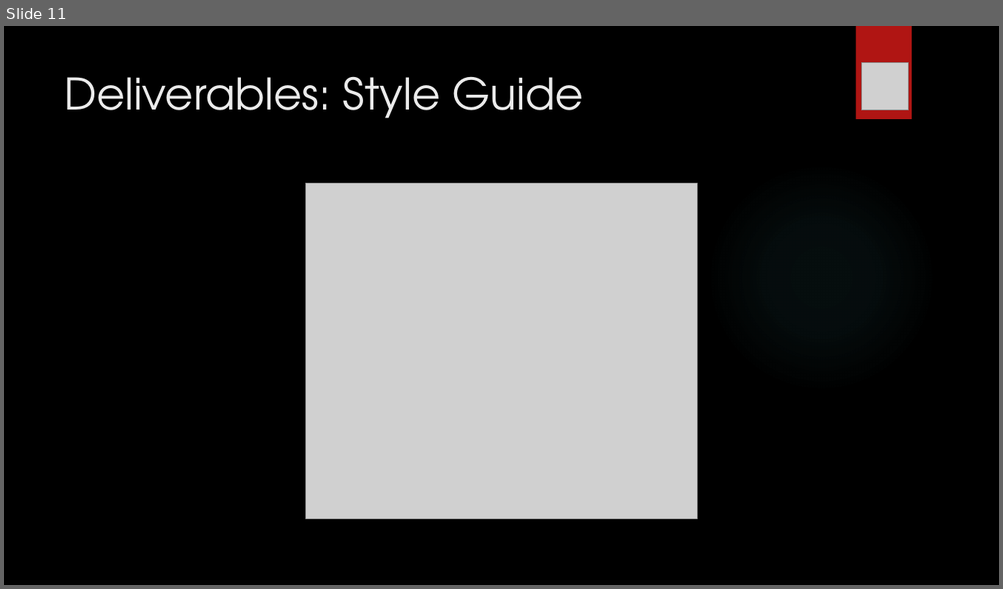
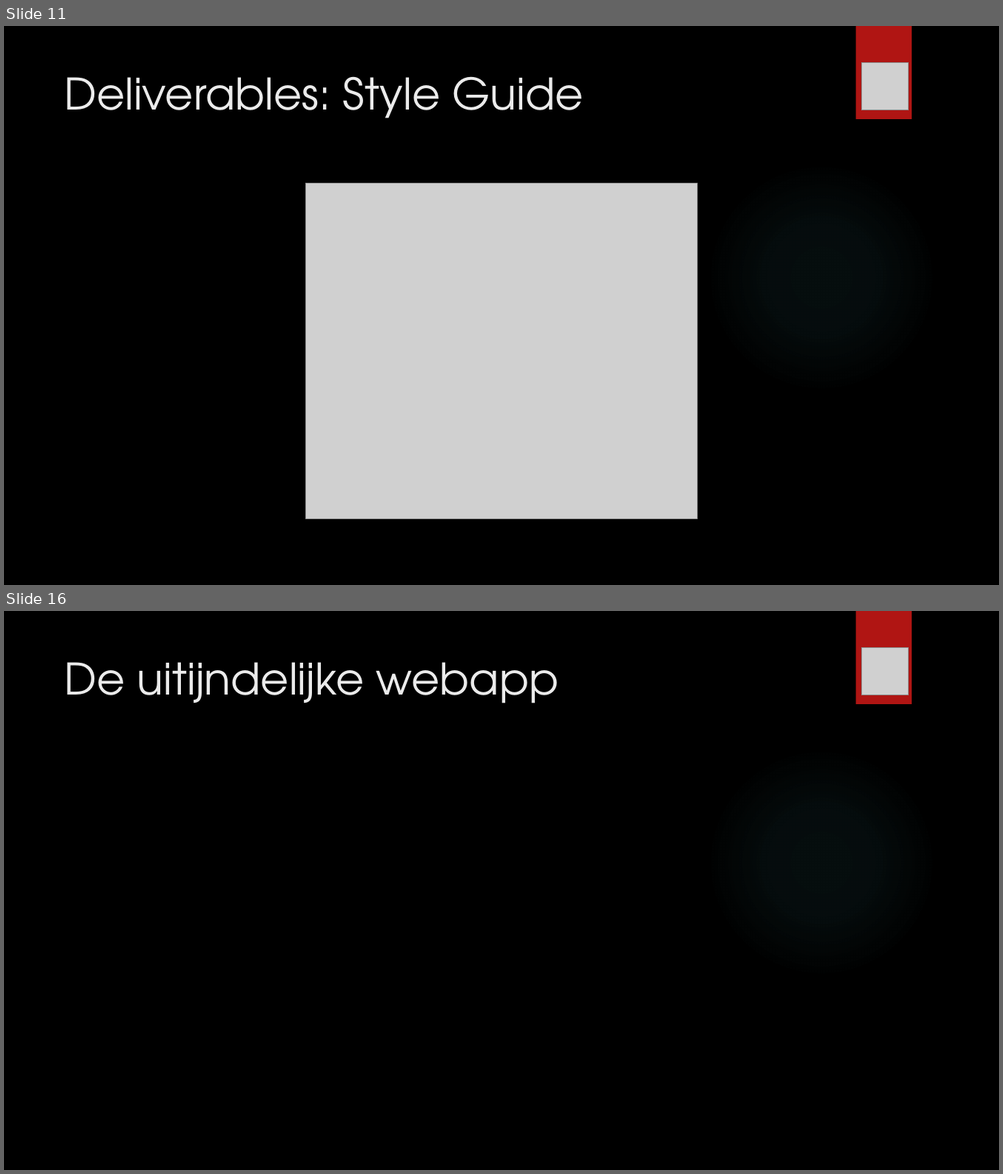
Before and after one commit to briavers/mobdev-II-briavers-coinsaver-web, a slide deck: deliverables/presentatie/Mobdev II - CoinSaver.pptx. Shown one above the other, each under a label of ours: slide 11 before the commit, slides 11 and 16 after it; the slides between them are not shown. The pictures are 1003x589 and 1003x1174 pixels, drawn with LibreOffice and Linux fonts; fonts in the diff are those of the drawing; grey boxes stand for pictures; background and template pictures are left out. Boxes give left, top, right and bottom in pixels: in the first picture for what was removed or moved away, otherwise in the second. Text is boxed around its words. In the diff, an @@ line names an element or a change of style, - is before the commit and + after.

```diff
--- a/deliverables/presentatie/Mobdev II - CoinSaver.pptx
+++ b/deliverables/presentatie/Mobdev II - CoinSaver.pptx
@@ slide 16 added at [4,611,999,1170], background picture (left out); not listed: 2 template elements that a slide beside it also shows @@
@@ picture added at [861,648,908,695] @@
@@ title added at [64,662,558,703], 42 pt, text #EBEBEB @@
+De uitijndelijke webapp
```
Also in this commit, not shown: 6 other slides added, 5 other files.
